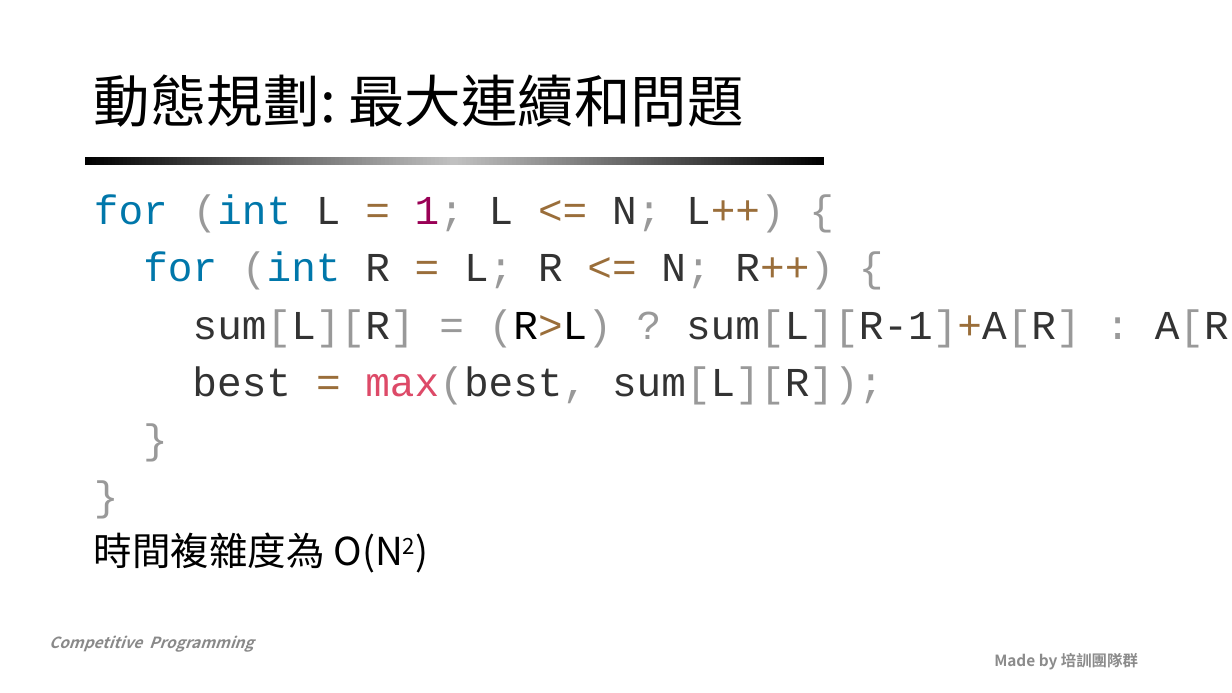
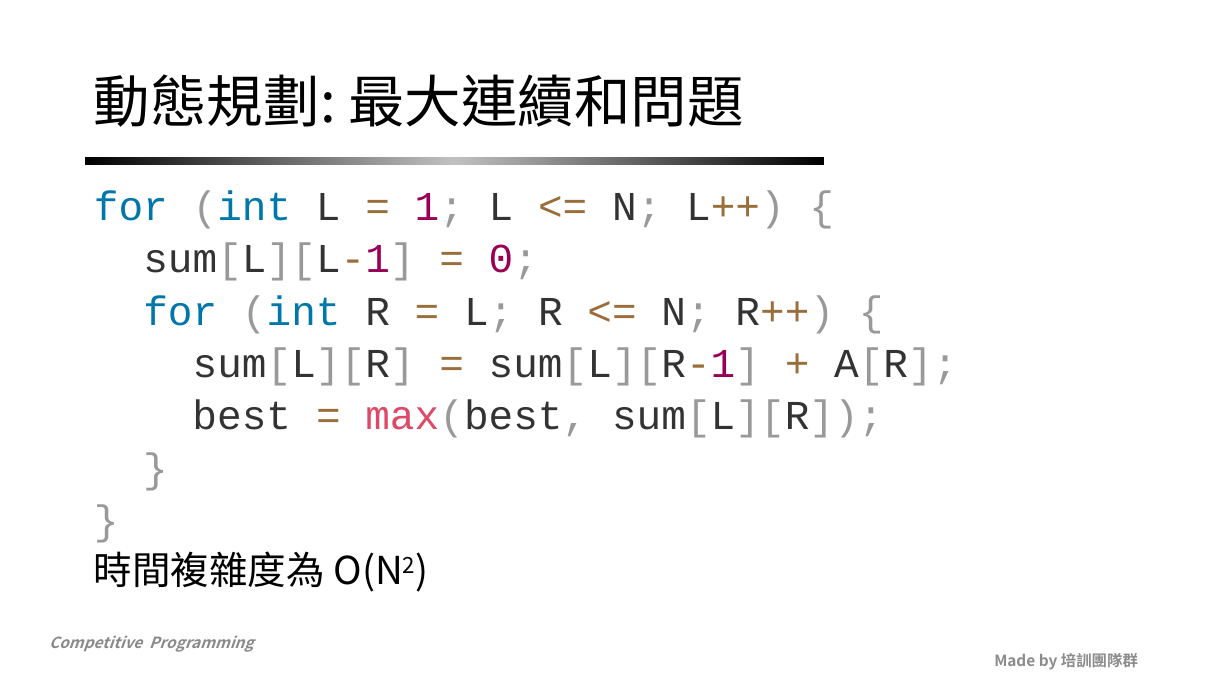
Before and after one commit to NCKUACM-Notes/nckuacm.github.io, a slide deck: slide 70 of 2019/slides/week2_1.pptx. Drawn at 1232x693 pixels with LibreOffice and Linux fonts; fonts in the diff are those of the drawing; background and template pictures are left out. Boxes give left, top, right and bottom in pixels: in the first picture for what was removed or moved away, otherwise in the second. Text is boxed around its words. In the diff, an @@ line names an element or a change of style, - is before the commit and + after.

```diff
--- a/2019/slides/week2_1.pptx
+++ b/2019/slides/week2_1.pptx
@@ text at [94,190,883,592]: line spacing 0.9 to 0.8 @@
@@ text at [143,243,538,281]: paragraph added @@
+sum[L][L-1] = 0;
@@ text at [193,347,957,386]: text changed; text colour #999999 to #333333 @@
-sum[L][R] = (R>L) ? sum[L][R-1]+A[R] : A[R];
+sum[L][R] = sum[L][R-1] + A[R];
```
Also in this commit, not shown: 5 other slides changed, 1 other file.
